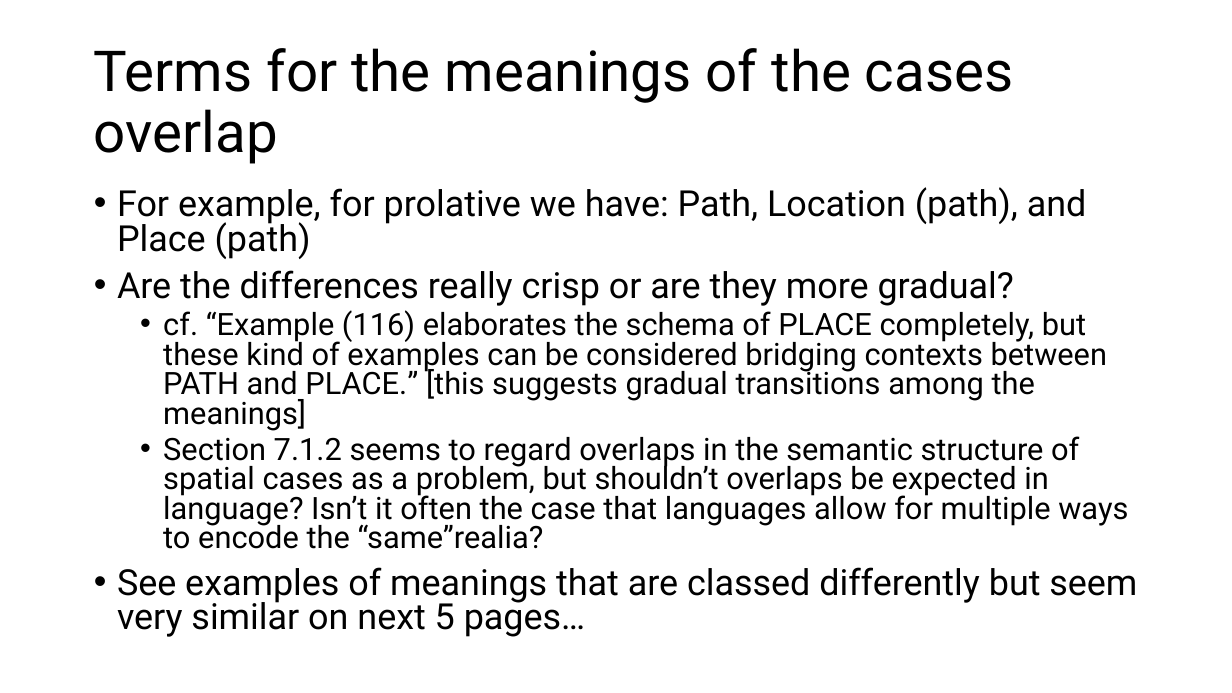
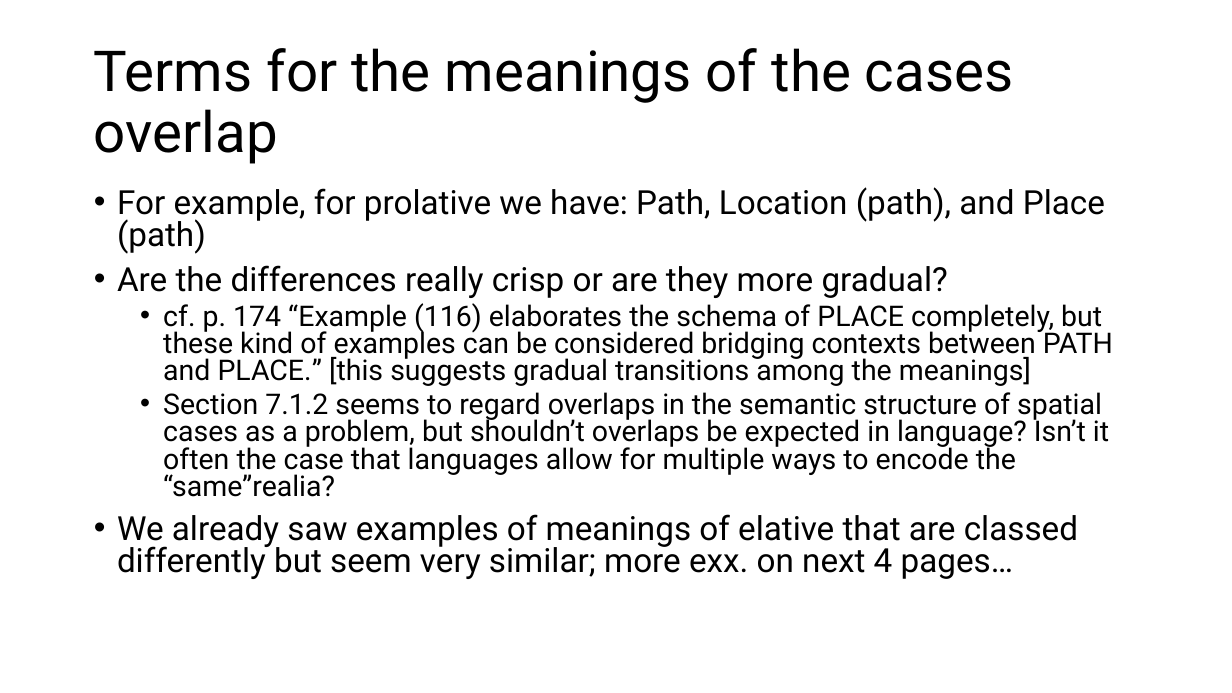
Before and after one commit to lajanda/lajanda.github.io, a slide deck: slide 23 of conference presentations/Defense_Erkkila.pptx (slide 21 before the commit). Drawn at 1232x693 pixels with LibreOffice and Linux fonts; fonts in the diff are those of the drawing. Boxes give left, top, right and bottom in pixels: in the first picture for what was removed or moved away, otherwise in the second. Text is boxed around its words. In the diff, an @@ line names an element or a change of style, - is before the commit and + after.

```diff
--- a/conference presentations/Defense_Erkkila.pptx
+++ b/conference presentations/Defense_Erkkila.pptx
@@ text at (x1=117, y1=187, x2=1109, y2=497): size 28 to 25.9 pt in "For example, for prolative we have: Path, ...", "Are the differences really crisp or are ..."; size 24 to 22.2 pt in "Section 7.1.2 seems to regard overlaps in ..." @@
@@ text at (x1=163, y1=303, x2=1113, y2=386): text changed; size 24 to 22.2 pt @@
-  • cf. “Example (116) elaborates the schema of PLACE completely, but these kind of examples can be considered bridging contexts between PATH and PLACE.” [this suggests gradual transitions among the meanings]
+  • cf. p. 174 “Example (116) elaborates the schema of PLACE completely, but these kind of examples can be considered bridging contexts between PATH and PLACE.” [this suggests gradual transitions among the meanings]
@@ text at (x1=117, y1=514, x2=1078, y2=579): text changed; size 28 to 25.9 pt @@
-• See examples of meanings that are classed differently but seem very similar on next 5 pages…
+• We already saw examples of meanings of elative that are classed differently but seem very similar; more exx. on next 4 pages…
```
Also in this commit, not shown: 17 other slides changed, 6 slides added, 1 slide removed, 1 other file.
